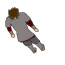
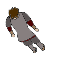
Layers edited between the first and the second 65x65 image:
added layer "Capa pegada #1" above "Capa pegada" over (5, 6, 45, 53)
hid "Capa pegada" over (5, 6, 45, 54)
